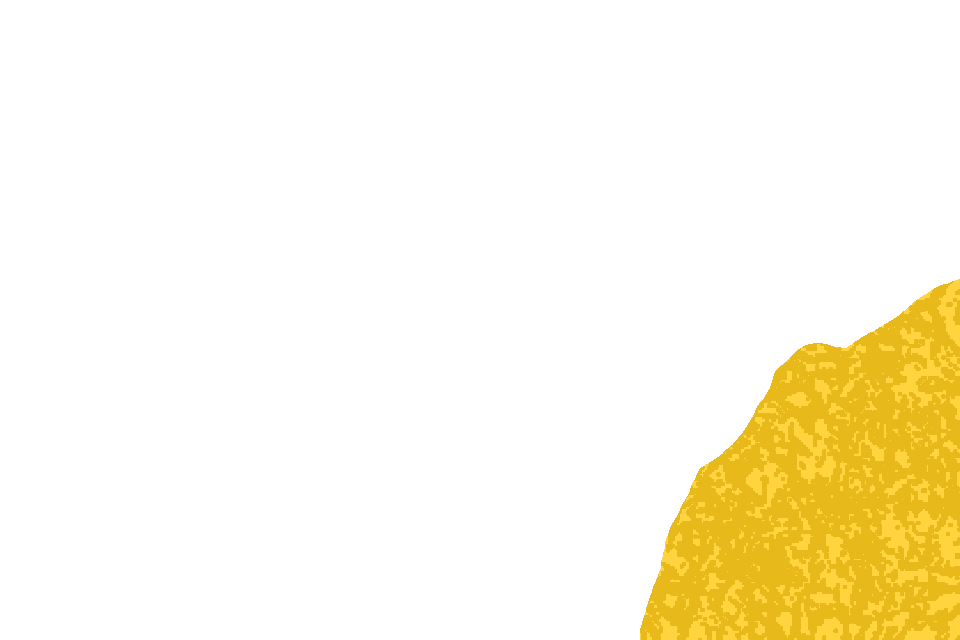
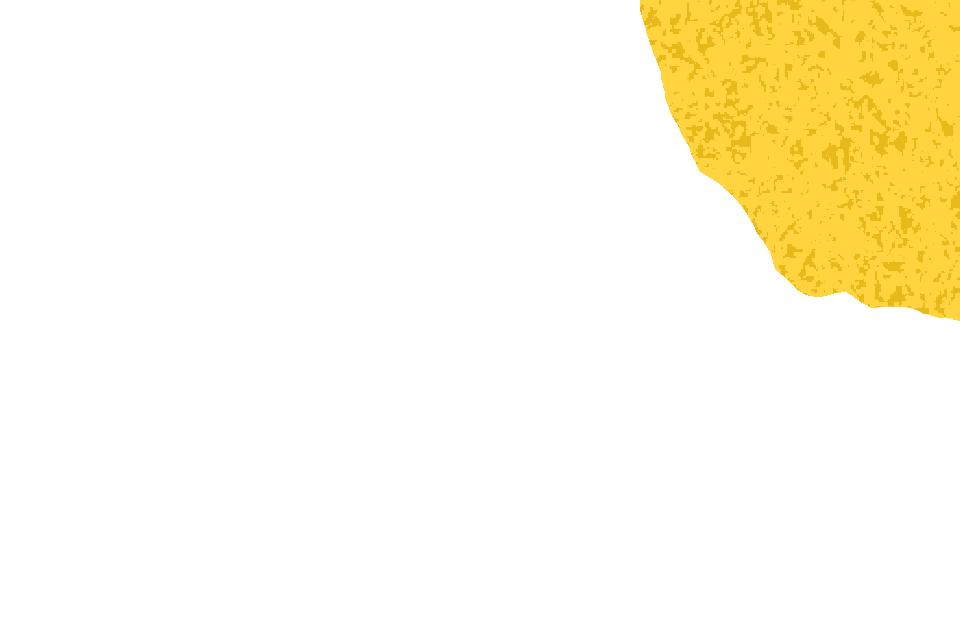
Revision of a layered 960×640 image; what changed, layer by layer:
painted on "Layer #1" over [640, 0, 960, 640]
